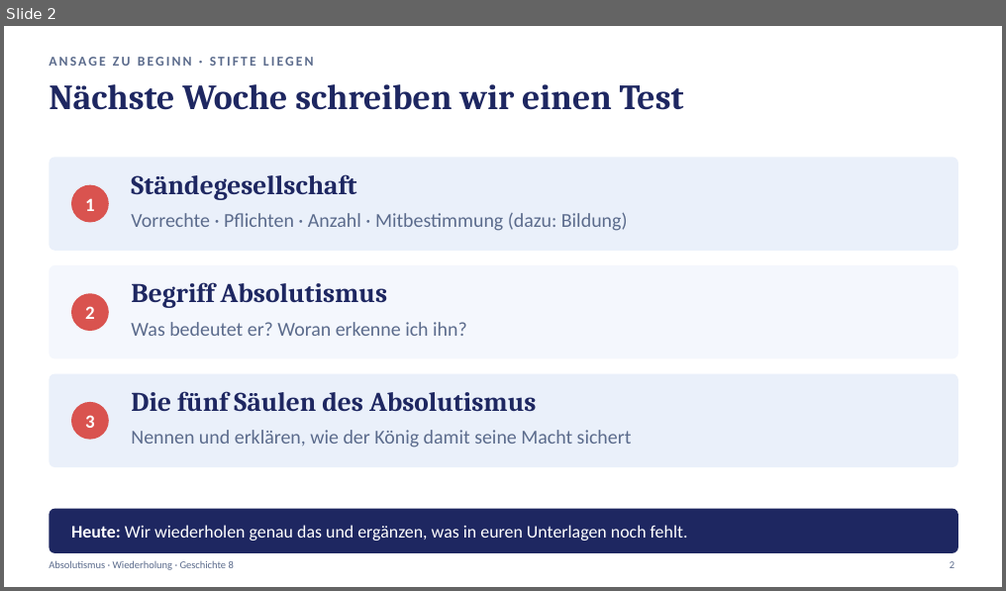
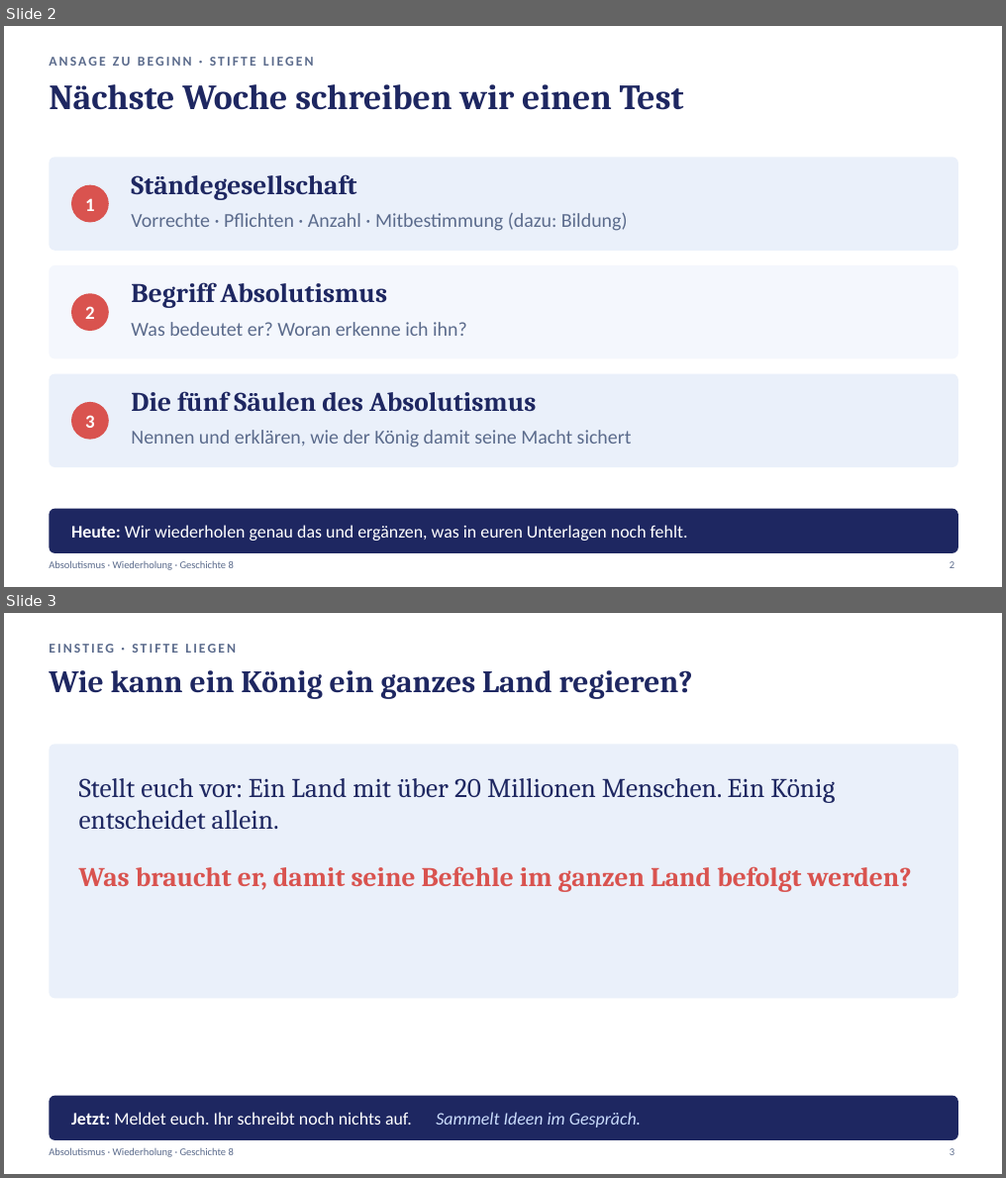
Before and after one commit to golzkonstantin-gif/Schule, a slide deck: Geschichte_8/Absolutismus_Wiederholung/Praesentation_Absolutismus_Wiederholung.pptx. Shown one above the other, each under a label of ours: slide 2 before the commit, slides 2 and 3 after it. The pictures are 1006x591 and 1006x1178 pixels, drawn with LibreOffice and Linux fonts; fonts in the diff are those of the drawing. Boxes give left, top, right and bottom in pixels: in the first picture for what was removed or moved away, otherwise in the second. Text is boxed around its words. In the diff, an @@ line names an element or a change of style, - is before the commit and + after.

```diff
--- a/Geschichte_8/Absolutismus_Wiederholung/Praesentation_Absolutismus_Wiederholung.pptx
+++ b/Geschichte_8/Absolutismus_Wiederholung/Praesentation_Absolutismus_Wiederholung.pptx
@@ slide 3 added at (4,613,1002,1174), background #FFFFFF @@
@@ text added at (49,644,236,653), 13 pt, text #5B6B8C, bold @@
+EINSTIEG · STIFTE LIEGEN
@@ text added at (49,670,693,699), 30 pt, text #1E2761, bold @@
+Wie kann ein König ein ganzes Land regieren?
@@ rounded rectangle added at (49,744,958,998), fill #EAF0FA @@
@@ text added at (79,778,835,830), 26 pt, text #1E2761 @@
+Stellt euch vor: Ein Land mit über 20 Millionen Menschen. Ein König entscheidet allein.
@@ text added at (79,866,912,892), 26 pt, text #D9534F, bold @@
+Was braucht er, damit seine Befehle im ganzen Land befolgt werden?
@@ rounded rectangle added at (49,1096,958,1141), fill #1E2761 @@
@@ text added at (71,1112,641,1128), 17 pt, text #FFFFFF @@
+Jetzt: Meldet euch. Ihr schreibt noch nichts auf. Sammelt Ideen im Gespräch.
@@ text added at (49,1148,234,1157), 10 pt, text #5B6B8C @@
+Absolutismus · Wiederholung · Geschichte 8
@@ text added at (949,1149,954,1156), 10 pt, text #5B6B8C @@
+3
```
Also in this commit, not shown: 10 slides changed, 8 other slides added, 8 other files.
